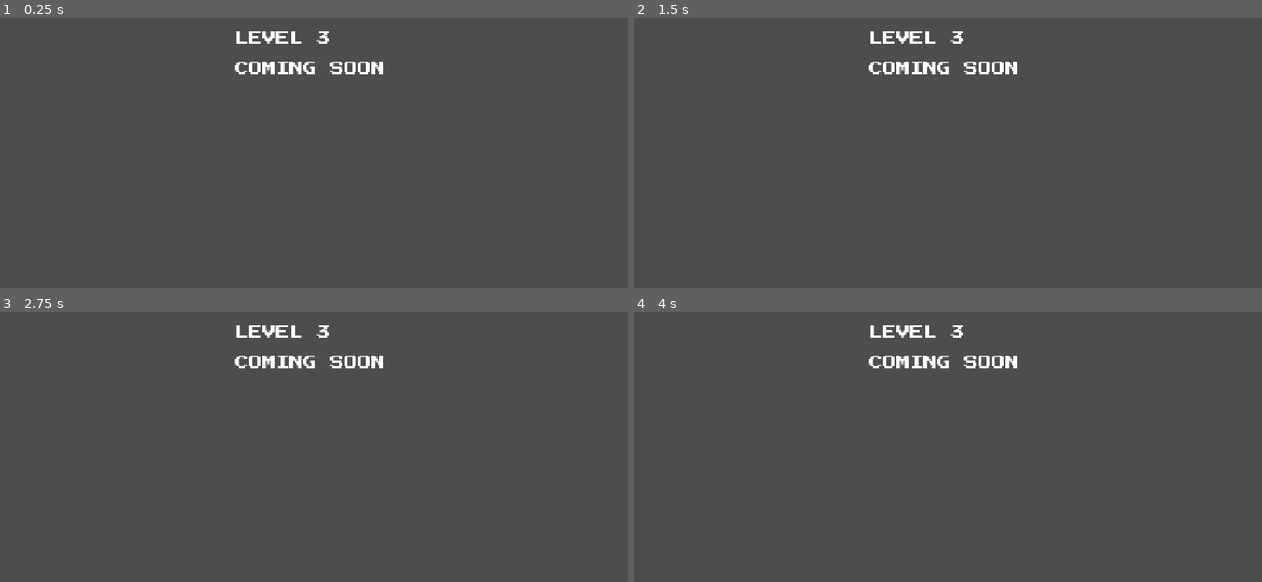
Above: before the commit, frames 1-4 (two rows, left to right).
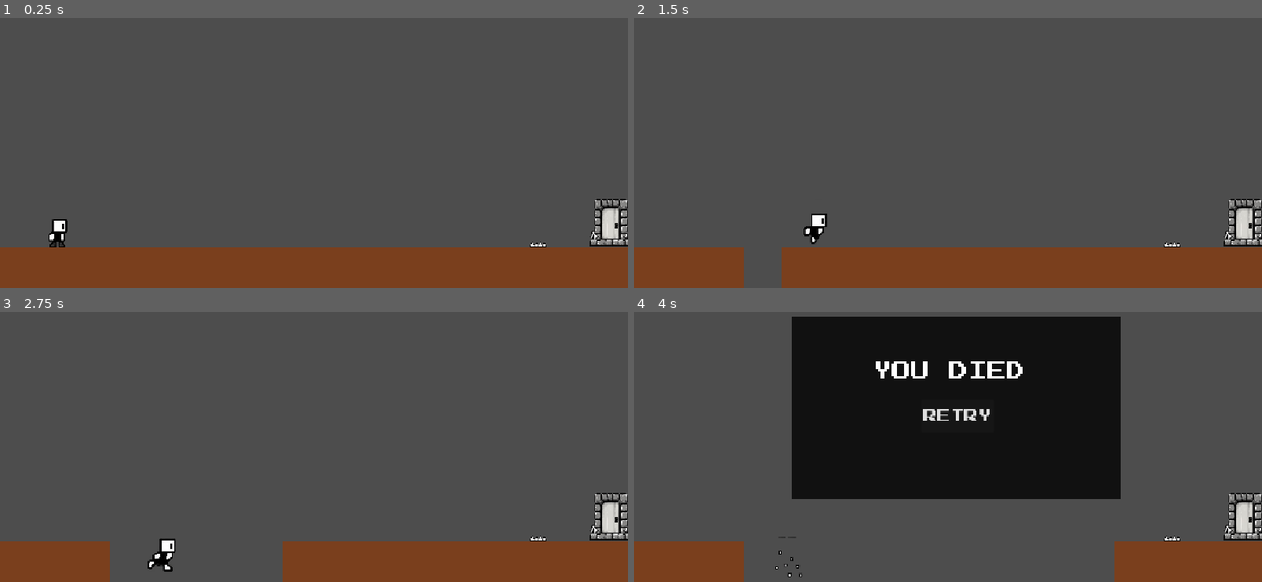
Above: after the commit, the same moments.

Repository: akshaykpillai369-max/trollbound
Game: Godot game, scene res://levels/level3.tscn
Same seed, same stepped clock (60 frames per second), same inputs: the game is played once before the commit and once after it. This scene is started directly instead of the project's main scene.
Inputs (mouse positions are in pixels of both pictures, inside the frame that each line leads up to):
- Up to frame 1 (0.25 s): no input
- Up to frame 2 (1.5 s): tap Enter (ui_accept) at 0.5, 0.77 s; move the mouse to (1086, 93) at 0.52 s; hold Right (ui_right) from 0.53 s (still down); tap Alt at 0.6 s; click (1086, 93) at 0.67 s; move the mouse to (822, 128) at 1.27 s; tap Shift at 1.35 s
- Up to frame 3 (2.75 s): tap Enter (ui_accept) at 1.52 s; move the mouse to (376, 328) at 2.02 s; release Right (ui_right) at 2.03 s; hold Left (ui_left) from 2.03 s (still down); tap Alt at 2.1 s
- Up to frame 4 (4 s): move the mouse to (916, 476) at 2.77 s; release Left (ui_left) at 2.78 s; hold Right (ui_right) from 2.78 s (still down); tap Shift at 2.85 s; click (916, 476) at 2.92 s; tap Enter (ui_accept) at 3.02, 3.77 s; move the mouse to (1136, 457) at 3.52 s; tap Alt at 3.6 s

The runs differ from the first frame. In frame 1, 17% of the frame differs, in the area x 0-100%, y 4-100%; in frame 2, 16%; in frame 3, 13%; in frame 4, 42%, in the area x 0-100%, y 1-100%.

Commit message:
added level 3

Diff:
--- a/levels/level1.tscn
+++ b/levels/level1.tscn
@@ -45,7 +45,7 @@
 scale = Vector2(2, 2)
 
 [node name="TrollGround" parent="." unique_id=367923307 instance=ExtResource("2_61w3m")]
-position = Vector2(-379, 178)
+position = Vector2(-398, 178)
 scale = Vector2(2, 2)
 
 [node name="TrollSpike" parent="." unique_id=1951884892 instance=ExtResource("4_8hd6v")]
@@ -59,8 +59,7 @@
 [node name="TrollTrigger" type="Area2D" parent="." unique_id=634884551]
 
 [node name="CollisionShape2D" type="CollisionShape2D" parent="TrollTrigger" unique_id=473338978]
-visible = false
-position = Vector2(786, 925)
+position = Vector2(710, 886)
 shape = SubResource("RectangleShape2D_n7nmp")
 
 [node name="TrollTrigger2" type="Area2D" parent="." unique_id=24124689]
@@ -77,7 +76,7 @@
 
 [node name="WinnerScreen" parent="UI" unique_id=162556210 instance=ExtResource("7_8hd6v")]
 
-[connection signal="body_entered" from="TrollTrigger" to="Player" method="_on_troll_trigger_body_entered"]
+[connection signal="body_entered" from="TrollTrigger" to="." method="_on_troll_trigger_body_entered"]
 [connection signal="body_entered" from="TrollTrigger2" to="." method="_on_troll_trigger_2_body_entered"]
 [connection signal="pressed" from="UI/WinnerScreen/NextButton" to="." method="_on_next_button_pressed"]
 
--- a/levels/level2.tscn
+++ b/levels/level2.tscn
@@ -27,6 +27,7 @@
 [node name="Player" parent="." unique_id=694940250 instance=ExtResource("1_qyb5k")]
 position = Vector2(-250, 71)
 scale = Vector2(2, 2)
+death_y = 200.0
 
 [node name="Ground" parent="." unique_id=1210730134 instance=ExtResource("2_py88r")]
 position = Vector2(-1176, -120)
--- a/levels/level3.tscn
+++ b/levels/level3.tscn
@@ -1,16 +1,77 @@
 [gd_scene format=3 uid="uid://cecbjoj3gjf4j"]
 
-[ext_resource type="FontFile" uid="uid://dvrkigp4rd1xo" path="res://assets/fonts/PressStart2P-Regular.ttf" id="1_r8unp"]
+[ext_resource type="Script" uid="uid://bguyaksn6wur5" path="res://scripts/level_3.gd" id="1_aaqj5"]
+[ext_resource type="PackedScene" uid="uid://c32sv2neaa3e4" path="res://scenes/player.tscn" id="1_kvvkh"]
+[ext_resource type="PackedScene" uid="uid://b8cuttrr7owoe" path="res://scenes/ground.tscn" id="2_aaqj5"]
+[ext_resource type="PackedScene" uid="uid://c0hegemm1vd4b" path="res://scenes/exit.tscn" id="4_0fm5q"]
+[ext_resource type="PackedScene" uid="uid://b1lcd3casttwu" path="res://scenes/spike.tscn" id="4_cpie4"]
+[ext_resource type="PackedScene" uid="uid://gpqdputycit2" path="res://scenes/death_screen.tscn" id="6_1xfnq"]
+[ext_resource type="PackedScene" uid="uid://d24ggyj8i4k2e" path="res://scenes/winner_screen.tscn" id="7_6uckl"]
+
+[sub_resource type="RectangleShape2D" id="RectangleShape2D_n7nmp"]
+size = Vector2(97.75, 295)
+
+[sub_resource type="RectangleShape2D" id="RectangleShape2D_unhky"]
+size = Vector2(43, 122)
+
+[sub_resource type="RectangleShape2D" id="RectangleShape2D_8h2m0"]
+size = Vector2(46.125, 182)
 
 [node name="Level3" type="Node2D" unique_id=414041572]
+script = ExtResource("1_aaqj5")
 
-[node name="Label" type="Label" parent="." unique_id=1171937037]
-offset_left = 431.0
-offset_top = 176.0
-offset_right = 549.0
-offset_bottom = 251.0
-theme_override_fonts/font = ExtResource("1_r8unp")
-theme_override_font_sizes/font_size = 25
-text = "LEVEL 3
+[node name="Player" parent="." unique_id=694940250 instance=ExtResource("1_kvvkh")]
+position = Vector2(-268.99997, 0.9999995)
+scale = Vector2(2.5, 2.5)
+death_y = 80.0
 
-COMING SOON"
+[node name="Ground" parent="." unique_id=1210730134 instance=ExtResource("2_aaqj5")]
+position = Vector2(-1414, -114)
+scale = Vector2(2, 2)
+
+[node name="MovingGround" parent="." unique_id=931610117 instance=ExtResource("2_aaqj5")]
+position = Vector2(-1342, -114)
+scale = Vector2(2, 2)
+
+[node name="PlatformDropTrigger" type="Area2D" parent="." unique_id=524362727]
+
+[node name="CollisionShape2D" type="CollisionShape2D" parent="PlatformDropTrigger" unique_id=1881224878]
+position = Vector2(244, 466)
+shape = SubResource("RectangleShape2D_n7nmp")
+
+[node name="ShrinkingGround" parent="." unique_id=484715487 instance=ExtResource("2_aaqj5")]
+position = Vector2(-443, -115)
+scale = Vector2(2, 2)
+
+[node name="ShrinkTrigger" type="Area2D" parent="ShrinkingGround" unique_id=403020851]
+
+[node name="CollisionShape2D" type="CollisionShape2D" parent="ShrinkingGround/ShrinkTrigger" unique_id=779162190]
+position = Vector2(471, 282.5)
+shape = SubResource("RectangleShape2D_unhky")
+
+[node name="Spike" parent="." unique_id=1951884892 instance=ExtResource("4_cpie4")]
+position = Vector2(771, 573)
+
+[node name="Exit" parent="." unique_id=161210779 instance=ExtResource("4_0fm5q")]
+position = Vector2(592, 236)
+
+[node name="SpikeTrigger" type="Area2D" parent="." unique_id=1950539818]
+position = Vector2(-17, 3)
+
+[node name="CollisionShape2D" type="CollisionShape2D" parent="SpikeTrigger" unique_id=926455496]
+position = Vector2(934, 480)
+shape = SubResource("RectangleShape2D_8h2m0")
+
+[node name="UI" type="CanvasLayer" parent="." unique_id=1574047130]
+
+[node name="DeathScreen" parent="UI" unique_id=621254565 instance=ExtResource("6_1xfnq")]
+
+[node name="WinnerScreen" parent="UI" unique_id=162556210 instance=ExtResource("7_6uckl")]
+
+[connection signal="body_entered" from="PlatformDropTrigger" to="." method="_on_platform_drop_trigger_body_entered"]
+[connection signal="body_entered" from="ShrinkingGround/ShrinkTrigger" to="." method="_on_shrink_trigger_body_entered"]
+[connection signal="body_entered" from="SpikeTrigger" to="." method="_on_spike_trigger_body_entered"]
+[connection signal="pressed" from="UI/WinnerScreen/NextButton" to="." method="_on_next_button_pressed"]
+
+[editable path="ShrinkingGround"]
+[editable path="UI/WinnerScreen"]
--- /dev/null
+++ b/levels/level4.tscn
@@ -0,0 +1,14 @@
+[gd_scene format=3 uid="uid://yc0cdf4xqej0"]
+
+[ext_resource type="FontFile" uid="uid://dvrkigp4rd1xo" path="res://assets/fonts/PressStart2P-Regular.ttf" id="1_fwt2v"]
+
+[node name="Level4" type="Node2D" unique_id=1775080801]
+
+[node name="Label" type="Label" parent="." unique_id=1851418392]
+offset_left = 357.0
+offset_top = 176.0
+offset_right = 687.0
+offset_bottom = 274.0
+theme_override_fonts/font = ExtResource("1_fwt2v")
+theme_override_font_sizes/font_size = 30
+text = "coming soon"
--- a/scripts/level_1.gd
+++ b/scripts/level_1.gd
@@ -27,3 +27,7 @@
 	if body.name == "Player":
 		$TrollSpike.show()
 		$TrollSpike.monitoring = true
+
+func _on_troll_trigger_body_entered(body: Node2D) -> void:
+	if body.name == "Player":
+		$TrollGround.queue_free()
--- a/scripts/level_2.gd
+++ b/scripts/level_2.gd
@@ -31,3 +31,6 @@
 func show_win_screen():
 	$Player.set_physics_process(false)
 	$UI/WinnerScreen.show()
+
+func _on_next_button_pressed() -> void:
+	get_tree().change_scene_to_file("res://levels/level3.tscn")
--- /dev/null
+++ b/scripts/level_3.gd
@@ -0,0 +1,67 @@
+extends Node2D
+
+var shrinking = false
+
+# Called when the node enters the scene tree for the first time.
+var collision_start_position: Vector2
+
+func _ready() -> void:
+	var collision = $ShrinkingGround/CollisionShape2D
+
+	collision.shape = collision.shape.duplicate()
+	collision.scale = Vector2.ONE
+	collision.shape.size = Vector2(450, 40)
+
+	collision_start_position = collision.position
+
+# Called every frame. 'delta' is the elapsed time since the previous frame.
+func _process(delta: float) -> void:
+	pass
+
+
+func _on_platform_drop_trigger_body_entered(body: Node2D) -> void:
+	if body.name == "Player":
+		var tween = create_tween()
+		tween.tween_property($MovingGround, "position:y", $MovingGround.position.y + 400, 0.8)
+
+
+func _on_shrink_trigger_body_entered(body: Node2D) -> void:
+	if body.name == "Player" and not shrinking:
+		shrinking = true
+
+		var tween = create_tween()
+		tween.tween_method(shrink_platform, 0.0, 1.0, 3)
+
+func shrink_platform(amount: float) -> void:
+	var left_x = lerp(-225.0, 210.0, amount)
+
+	$ShrinkingGround/Polygon2D.polygon = PackedVector2Array([
+		Vector2(left_x, -20),
+		Vector2(225, -20),
+		Vector2(225, 20),
+		Vector2(left_x, 20)
+	])
+
+	var width = 225.0 - left_x
+	var center_x = (left_x + 225.0) / 2.0
+
+	$ShrinkingGround/CollisionShape2D.shape.size.x = width
+	$ShrinkingGround/CollisionShape2D.position.x = collision_start_position.x + center_x
+
+
+func _on_spike_trigger_body_entered(body: Node2D) -> void:
+	if body.name == "Player":
+		var tween = create_tween()
+		tween.tween_property(
+			$Spike,
+			"global_position:x",
+			$SpikeTrigger.global_position.x,
+			0.3
+		)
+
+func show_win_screen():
+	$Player.set_physics_process(false)
+	$UI/WinnerScreen.show()
+
+func _on_next_button_pressed() -> void:
+	get_tree().change_scene_to_file("res://levels/level4.tscn")
--- a/scripts/player.gd
+++ b/scripts/player.gd
@@ -4,6 +4,7 @@
 const SPEED = 250.0
 var current_speed = SPEED
 const JUMP_VELOCITY = -400.0
+@export var death_y = 382.0
 
 
 func _physics_process(delta: float) -> void:
@@ -26,7 +27,7 @@
 		$AnimatedSprite2D.play("idle")
 
 	move_and_slide()
-	if position.y > 380:
+	if position.y > death_y:
 		die()
 
 func die():
@@ -35,11 +36,3 @@
 	$AnimatedSprite2D.play("Death")
 	await $AnimatedSprite2D.animation_finished
 	get_tree().current_scene.get_node("UI/DeathScreen").show()
-
-
-func _on_troll_trigger_body_entered(body: Node2D) -> void:
-	if body.name == "Player":
-		var troll_ground = get_parent().get_node_or_null("TrollGround")
-
-		if troll_ground:
-			troll_ground.queue_free()
--- a/scripts/winner_screen.gd
+++ b/scripts/winner_screen.gd
@@ -9,7 +9,3 @@
 # Called every frame. 'delta' is the elapsed time since the previous frame.
 func _process(delta: float) -> void:
 	pass
-
-
-func _on_next_button_pressed() -> void:
-	get_tree().change_scene_to_file("res://levels/level3.tscn")
